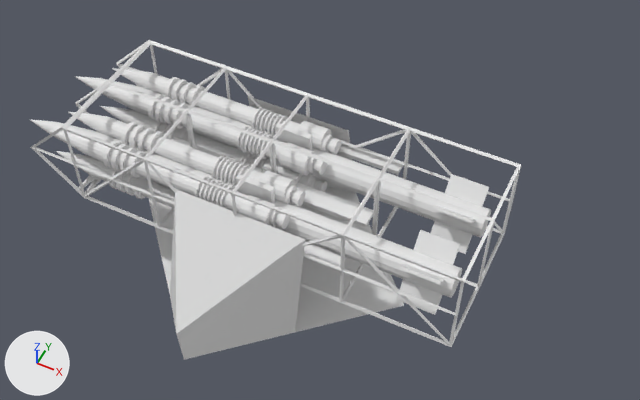
The Blender file space/dragonfly/Assets/launcher.blend, before and after one commit.
Camera for both pictures: a 50 mm camera at (2.8, -4.56, 6.9) aimed at (0.42, 0.21, 0.94). The axes (+X, +Y, +Z) are drawn at lower left. The lights are the same throughout.

Objects in the first picture: 'Cube', 'SAM', 'SAM.001', 'booster', 'booster.001', 'booster.002', 'booster.005', 'booster.006', 'booster.007', 'fins.003', 'fins.004', 'lattice'.
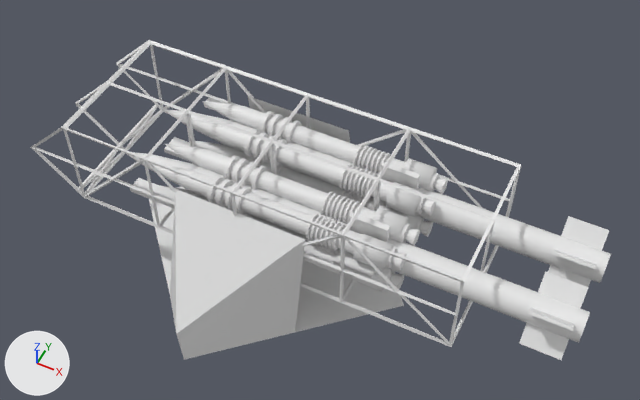
The change in detail:
Object 'SAM' (ob_sam) moves from (-1.011, 0.335, 1.258) to (0.0, -0.301, 1.251).
Object 'SAM.001' (ob_sam_001) moves from (-1.011, -0.349, 1.258) to (0.0, 0.324, 1.251).

Pixel boxes [x1, y1, x2, y2] of what changed, in the pictures (640 x 400 px):
'SAM', moved: before [75, 76, 491, 238]; after [127, 152, 590, 343]
'SAM.001', moved: before [29, 119, 462, 298]; after [162, 109, 611, 283]
'booster', moved: before [95, 85, 327, 176]; after [151, 164, 407, 271]
'booster.002', moved: before [112, 68, 341, 155]; after [165, 144, 420, 246]
'booster.005', moved: before [69, 112, 306, 207]; after [202, 101, 448, 194]
'booster.007', moved: before [49, 130, 290, 229]; after [185, 119, 436, 217]
'fins.003', moved: before [431, 174, 489, 254]; after [519, 271, 588, 360]
'fins.004', moved: before [396, 230, 460, 315]; after [548, 216, 609, 287]
'booster.001', moved: before [100, 106, 327, 192]; after [159, 185, 404, 292]
'booster.006', moved: before [56, 151, 174, 208]; after [195, 141, 433, 237]
'fins.006', moved: before [236, 174, 275, 203]; after [380, 161, 420, 190]
'fins.001', moved: before [275, 123, 312, 150]; after [349, 212, 390, 242]
'fins', moved: before [262, 158, 302, 184]; after [334, 250, 376, 279]
'fins.002', moved: before [433, 206, 476, 223]; after [528, 308, 575, 331]
'fins.005', moved: before [400, 264, 445, 284]; after [553, 250, 596, 269]
'fins.007', moved (not visible before): after [367, 197, 409, 217]
'Cube.002', unchanged, covered by the edit: before [172, 137, 373, 228]; after [164, 137, 366, 208]
